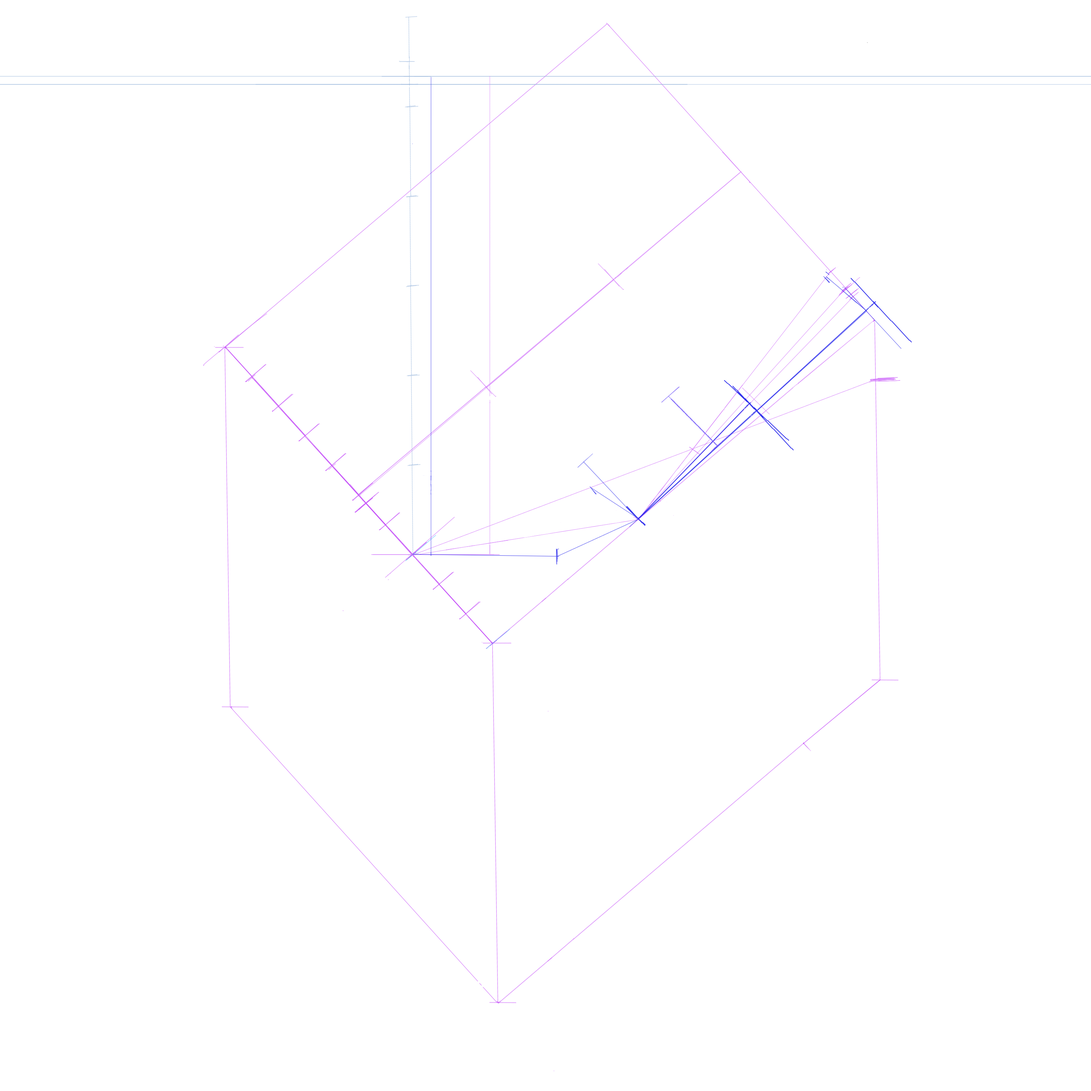
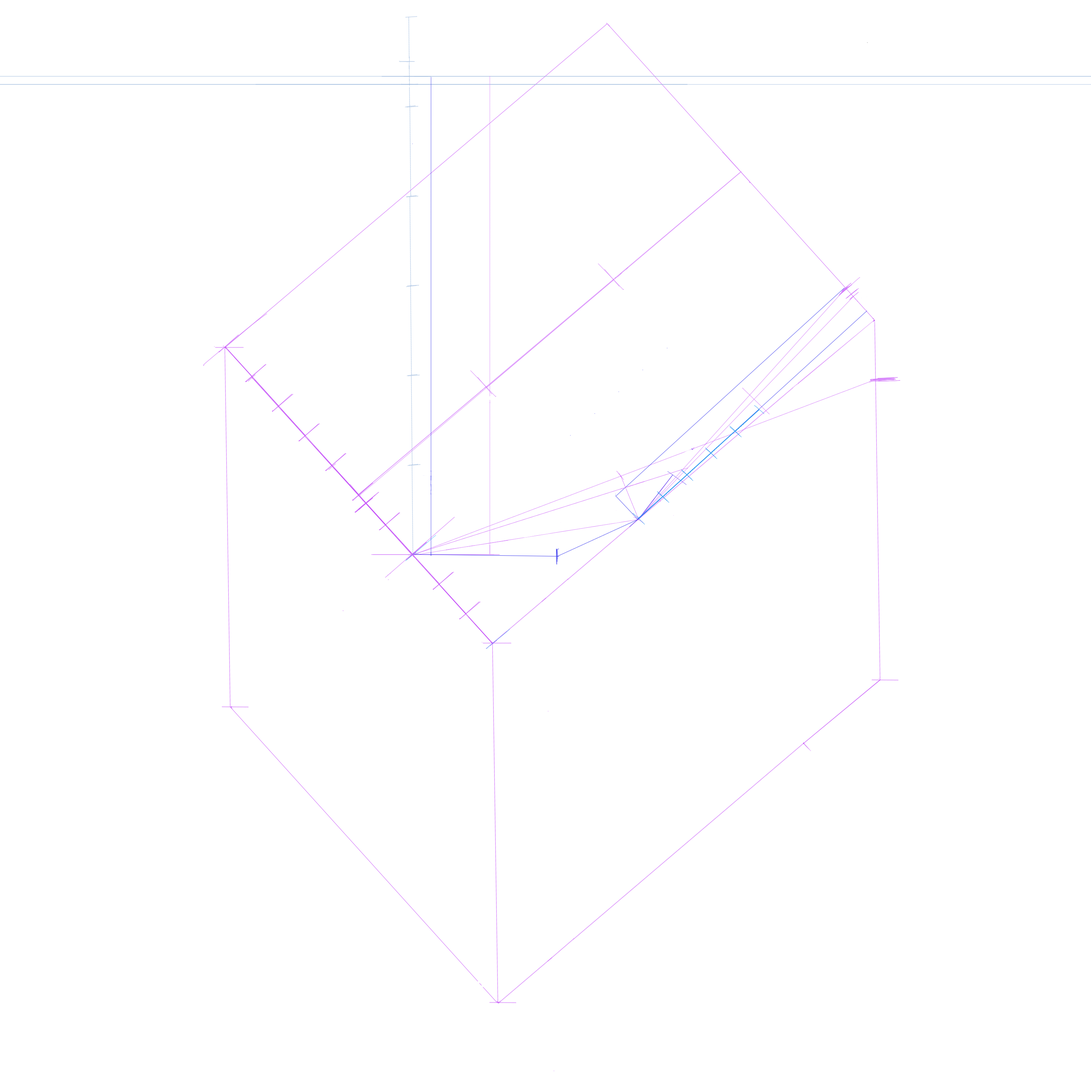
Layers edited between the first and the second w=1091, h=1091 image:
added layer "Layer 42" above "Layer 36" over (570, 347, 765, 526)
removed layer "Layer 35" over (661, 386, 730, 453)
painted on "Layer 33" over (412, 467, 689, 556)
hid "Layer 32" over (589, 484, 640, 520)
painted on "Layer 31" over (577, 453, 617, 497)
hid "Layer 27" over (825, 269, 870, 314)
removed layer "Thước 7 - 3" over (626, 276, 913, 527)
removed layer "Layer 16" over (626, 380, 790, 526)
added layer "Layer 37" above "Layer 26" over (615, 287, 846, 497)
painted on "Layer 7" over (638, 265, 841, 520)
